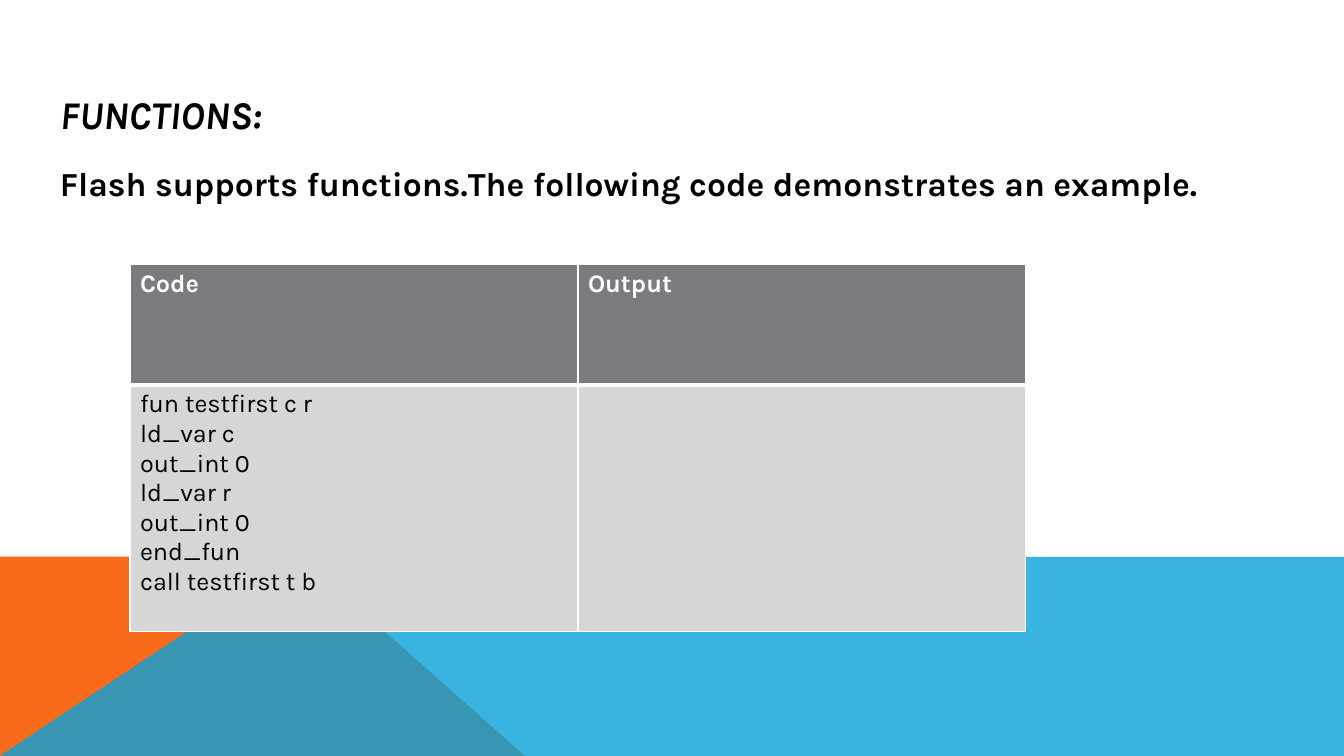
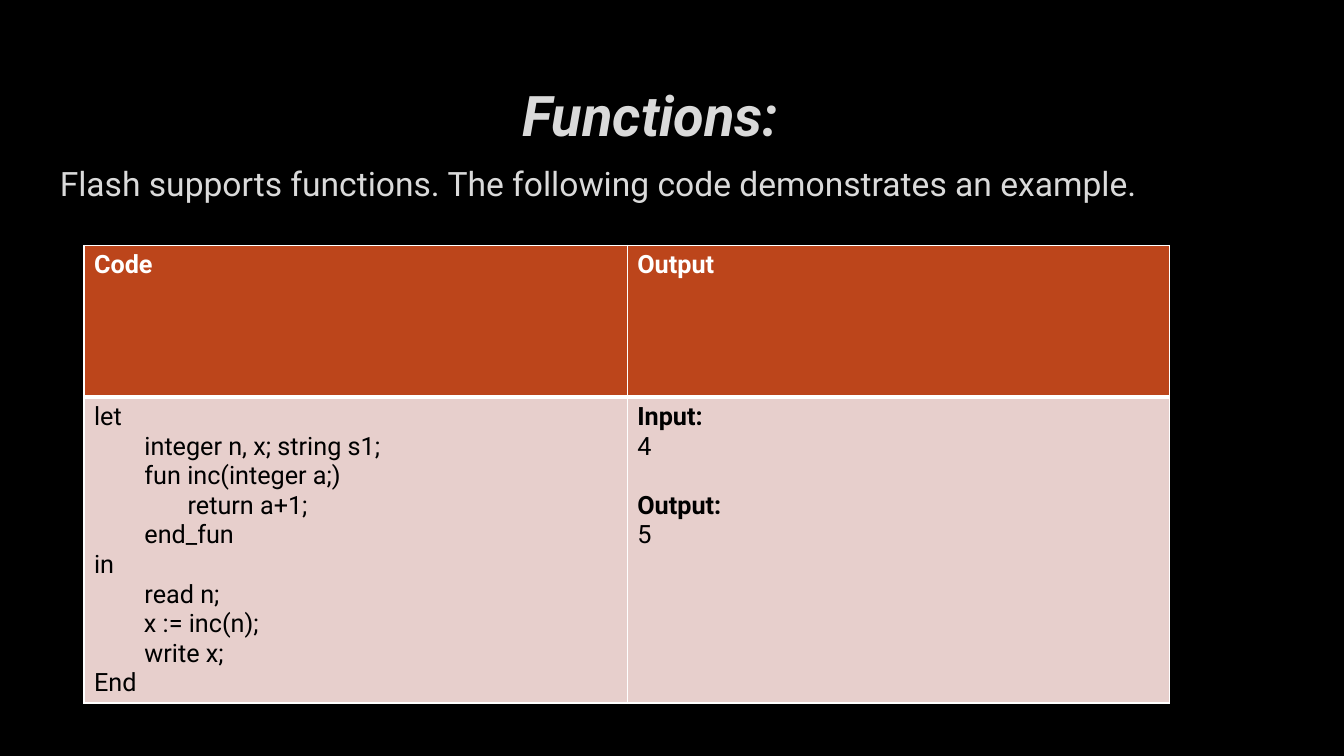
Before and after one commit to bhrlabs/CompilerRuntime, a slide deck: slide 17 of Document/Flash_ppt.pptx (slide 12 before the commit). Drawn at 1344x756 pixels with LibreOffice and Linux fonts; fonts in the diff are those of the drawing; background and template pictures are left out. Boxes give left, top, right and bottom in pixels: in the first picture for what was removed or moved away, otherwise in the second. Text is boxed around its words. In the diff, an @@ line names an element or a change of style, - is before the commit and + after.

```diff
--- a/Document/Flash_ppt.pptx
+++ b/Document/Flash_ppt.pptx
@@ background #FFFFFF to picture (left out) @@
@@ title at (x1=523, y1=94, x2=779, y2=137): text changed; size 28 to 40 pt; font Karla to Roboto; text colour #000000 to #DADADA @@
-FUNCTIONS:
+Functions:
@@ text at (x1=60, y1=170, x2=1136, y2=203): text changed; font Karla to Roboto; text colour #000000 to #DADADA; bold off @@
-Flash supports functions.The following code demonstrates an example.
+Flash supports functions. The following code demonstrates an example.
@@ table at (x1=84, y1=246, x2=1170, y2=711) @@
-row 2, column 1: fun testfirst c r / ld_var c / out_int 0 / ld_var r / out_int 0 / end_fun / call testfirst t b
+row 2, column 1: let / integer n, x; string s1; / fun inc(integer a;) / return a+1; / end_fun / in / read n; / x := inc(n); / write x; / End
-row 2, column 2: 
+row 2, column 2: Input: / 4 / Output: / 5
@@ fill #797B7E to #BC451B in row 1 @@
@@ fill #D7D7D8 to #E7CFCD in row 2 @@
@@ font Karla to Roboto in "Code", "Output" @@
@@ table resized from (x1=130, y1=264, x2=1025, y2=637) to (x1=84, y1=246, x2=1170, y2=711) @@
@@ freeform shape removed at (x1=0, y1=557, x2=525, y2=756) @@
@@ freeform shape removed at (x1=0, y1=557, x2=1344, y2=756) @@
```
Also in this commit, not shown: 12 other slides changed, 8 slides added, 4 slides removed, 21 other files.
